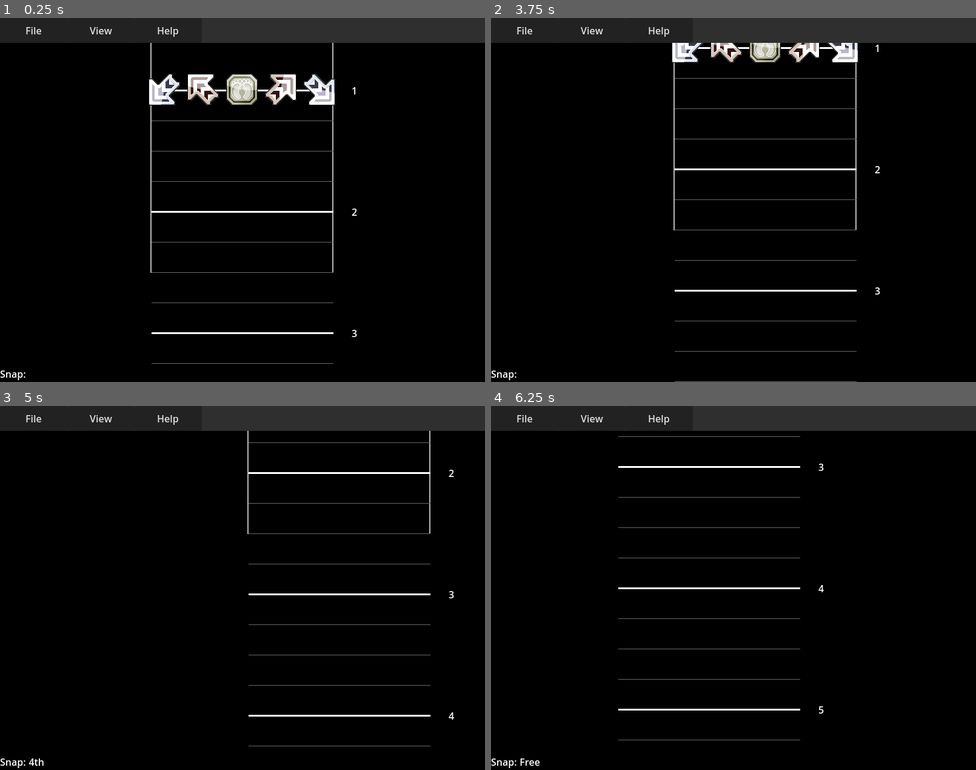
Above: before the commit, frames 1-4 (two rows, left to right).
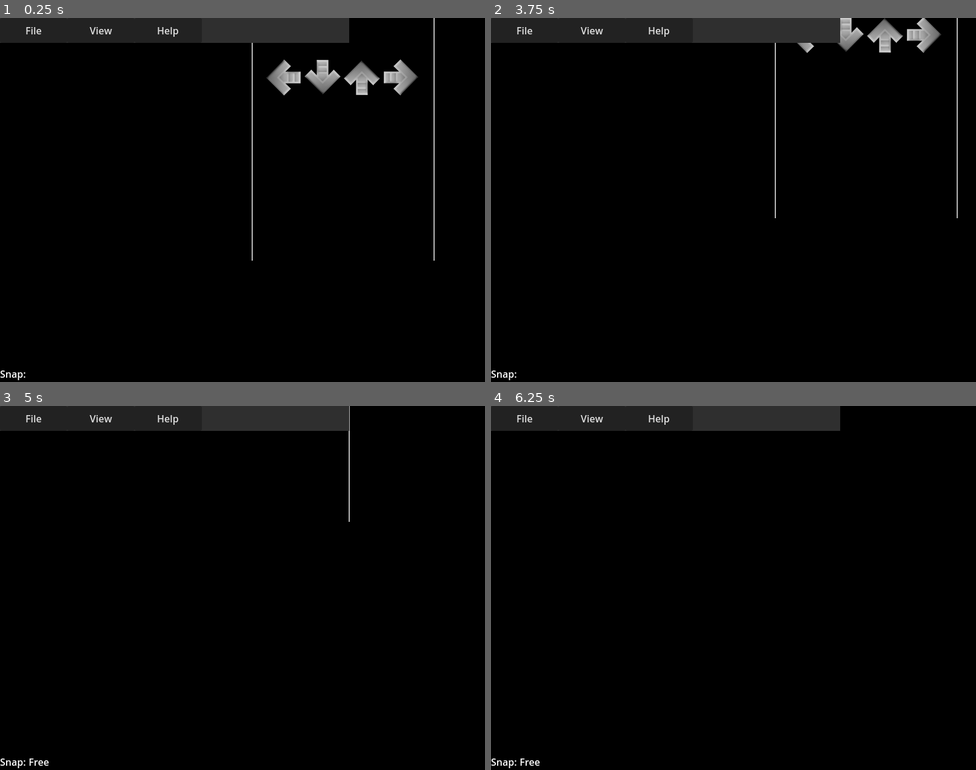
Above: after the commit, the same moments.

Repository: snil4/StepEditor
Game: Godot game, scene res://Scenes/Main.tscn
The game is run twice, just before and just after one commit, with the same random seed, the same clock (stepped at 60 frames per second) and the same inputs.
Inputs (mouse positions are in pixels of both pictures, inside the frame that each line leads up to):
- Up to frame 1 (0.25 s): no input
- Up to frame 2 (3.75 s): click "File" at 0.5 s; click "View" at 1.25 s; click "Help" at 2 s; tap Enter at 2.75 s; move the mouse to (840, 181) at 2.77 s; hold Right (Snap_Up) 2.78-3.5 s; tap 1 (Insert_1) at 2.85 s; click (840, 181) at 2.92 s; tap 0 (Insert_10) at 3.05 s; tap Space (play) at 3.5 s; drag from (636, 218) to (733, 90) at 3.52 s
- Up to frame 3 (5 s): tap Enter at 4.25 s; move the mouse to (291, 507) at 4.27 s; hold Right (Snap_Up) from 4.28 s (still down); tap 2 (Insert_2) at 4.35 s; tap 3 (Insert_3) at 4.55 s
- Up to frame 4 (6.25 s): release Right (Snap_Up) at 5 s; tap Space (play) at 5 s; drag from (709, 660) to (588, 533) at 5.02 s; tap Enter at 5.75 s; move the mouse to (879, 642) at 5.77 s; hold Left (Snap_Down) from 5.78 s (still down); tap 4 (Insert_4) at 5.85 s; tap 5 (Insert_5) at 6.05 s

The runs differ from the first frame. In frame 1, 6.3% of the frame differs, in the area x 30-100%, y 0-95%; in frame 2, 4.8%; in frame 3, 3.3%; in frame 4, 3.0%.
Error after the commit: Parse Error: Expected indented block after "for" block. (res://Scripts/Parser.gd:187)

Commit message:
Preparations for saving
Added button for new file Made an array for all notes to prepare for saving.

Diff:
--- a/Scenes/Main.tscn
+++ b/Scenes/Main.tscn
@@ -87,20 +87,25 @@
 text = "File"
 flat = false
 switch_on_hover = true
-item_count = 6
-popup/item_0/text = "Open"
-popup/item_0/id = 0
-popup/item_1/text = "Open recent"
-popup/item_1/id = 1
-popup/item_2/text = ""
-popup/item_2/id = 999
-popup/item_2/separator = true
-popup/item_3/text = "Save"
-popup/item_3/id = 4
-popup/item_4/text = "Save As"
-popup/item_4/id = 5
-popup/item_5/text = "Exit"
-popup/item_5/id = 2
+item_count = 8
+popup/item_0/text = "New"
+popup/item_0/id = 6
+popup/item_1/text = ""
+popup/item_1/id = 999
+popup/item_1/separator = true
+popup/item_2/text = "Open"
+popup/item_2/id = 0
+popup/item_3/text = "Open recent"
+popup/item_3/id = 1
+popup/item_4/text = ""
+popup/item_4/id = 999
+popup/item_4/separator = true
+popup/item_5/text = "Save"
+popup/item_5/id = 4
+popup/item_6/text = "Save As"
+popup/item_6/id = 5
+popup/item_7/text = "Exit"
+popup/item_7/id = 2
 script = ExtResource("1_b857c")
 
 [node name="ViewMenu" type="MenuButton" parent="MenuBar"]
--- a/Scripts/Editor.gd
+++ b/Scripts/Editor.gd
@@ -48,6 +48,7 @@
 
 # Called when the node enters the scene tree for the first time.
 func _ready():
+
 	set_process_input(true)
 
 	last_window_x = get_window().get_size_with_decorations().x
@@ -58,7 +59,7 @@
 	get_viewport().files_dropped.connect(Callable(self, "_on_files_drop"))
 	parser_node.mode_changed.connect(Callable(self, "set_mode"))
 
-	draw_measures()
+	measure_container_node.draw_measures()
 
 
 # Called every frame. 'delta' is the elapsed time since the previous frame.
@@ -208,7 +209,8 @@
 
 # Called on dropping files to the editor
 func _on_files_drop(files):
-	main_node.properties = {}
+
+	main_node.properties.clear()
 
 	var split = files[0].rsplit("/",false,1)
 	print(split)
@@ -221,12 +223,9 @@
 
 # Called on file selection
 func _on_file_dialog_1_file_selected(_path):
-	main_node.properties = {}
+
+	main_node.properties.clear()
 	file_dialog_node.hide()
-
-	for i in notes_collection_node.get_children():
-		notes_collection_node.remove_child(i)
-		i.queue_free()
 
 	main_node.properties["folder"] = file_dialog_node.current_dir
 	# print(properties["folder"])
@@ -237,8 +236,13 @@
 
 
 func load_file():
+
+	main_node.notes_array.clear()
+	for i in notes_collection_node.get_children():
+		notes_collection_node.remove_child(i)
+		i.queue_free()
+
 	recent_added.emit(main_node.properties["folder"] + "/" + main_node.file_name)
-	main_node.properties.clear()
 	var split = main_node.file_name.split(".",false,1)
 
 	if music_file_types.has(split[1]):
@@ -252,14 +256,17 @@
 	else:
 		message_node.on_error_message("Can't open this file type")
 
-
-# Draw all the measures in the scene
-func draw_measures():
-	measure_container_node.clear_measures()
-
-	for i in 100:
-		for j in main_node.cur_div:
-			measure_container_node.draw_measure(i + 1, j + 1)
+func new_file():
+
+	main_node.notes_array.clear()
+	main_node.properties.clear()
+
+	for i in notes_collection_node.get_children():
+		notes_collection_node.remove_child(i)
+		i.queue_free()
+
+	main_node.cur_beat = 1.0
+	main_node.cur_measure = 1
 
 
 # Add a new note
@@ -272,13 +279,17 @@
 	if note_node != null:
 		notes_collection_node.remove_child(note_node)
 		note_node.queue_free()
+		main_node.notes_array.erase(main_node.cur_measure * 1000 + main_node.cur_beat * 128 + (num - 1) / 10.0)
 		print("note: " + note_name + " removed")
+
 	else:
 		measure_container_node.add_note_node(num,main_node.cur_measure,main_node.cur_beat)
+		main_node.notes_array[main_node.cur_measure * 1000 + main_node.cur_beat * 128 + (num - 1) / 10.0] = "X"
 		print("note: " + note_name + " added")
 
 
 func set_mode(mode: int):
+
 	var target_node = $Area2D/Target
 	area2d_node.remove_child(target_node)
 	target_node.queue_free()
--- a/Scripts/FileMenu.gd
+++ b/Scripts/FileMenu.gd
@@ -6,6 +6,7 @@
 
 @onready var file_dialog_node = $"/root/Main/FileDialog1"
 @onready var exit_dialog_node = $"/root/Main/ExitDialog"
+@onready var editor_node = $"/root/Main/Editor"
 
 # Called when the node enters the scene tree for the first time.
 func _ready():
@@ -25,6 +26,9 @@
 
 		2:
 			exit_dialog_node.on_display()
+
+		6:
+			editor_node.new_file()
 
 
 # Called every frame. 'delta' is the elapsed time since the previous frame.
--- a/Scripts/Main.gd
+++ b/Scripts/Main.gd
@@ -24,6 +24,7 @@
 var cur_snap: int = 0
 var cur_mode: int = 4
 @export var speed_mod = 2.0
+var notes_array: Dictionary = {}
 
 # Numeric values of the cur_snap options
 const snap_options = [0.015625 ,1, 0.5, 0.375, 0.25, 0.1875, 0.125, 0.0625, 0.09375, 0.03125, 0.015625]
--- a/Scripts/MeasureContainer.gd
+++ b/Scripts/MeasureContainer.gd
@@ -1,6 +1,7 @@
 extends Node2D
 
 var next_y: int
+@export var measure_width: int = 3
 # Note scene for creating new note nodes
 var note_scene = preload("res://Scenes/Note.tscn")
 # Measure line scene for creating new measure line nodes
@@ -10,14 +11,15 @@
 @onready var measures_collection_node = $MeasuresCollection
 @onready var editor_node = $"/root/Main/Editor"
 @onready var main_node = $"/root/Main"
+@onready var speed_node = $"/root/Main/SpeedWindow"
 
 signal beat_changed(beat: float)
 signal measure_changed(measure: int)
 
 
 # Called when the node enters the scene tree for the first time.
-# func _ready():
-# 	editor_node.beat_changed.
+func _ready():
+	speed_node.speed_changed.connect(Callable(self, "change_speed"))
 
 
 # Called every frame. 'delta' is the elapsed time since the previous frame.
@@ -40,9 +42,13 @@
 		i.queue_free()
 
 
+func change_speed():
+	draw_measures()
+
+
 func draw_measure(measure: int, beat: float):
 
-	var width = 3
+	var width = measure_width
 	var measure_node = measure_scene.instantiate()
 	measures_collection_node.add_child(measure_node)
 
@@ -56,6 +62,15 @@
 		measure_node.position.y = (((measure - 1) * 4) + beat - 1) * (main_node.speed_mod * main_node.speed_pow)
 
 	measure_node.new_measure(-150, 150,measure, width)
+
+
+# Draw all the measures in the scene
+func draw_measures():
+	clear_measures()
+
+	for i in 100:
+		for j in main_node.cur_div:
+			draw_measure(i + 1, j + 1)
 
 
 func add_note_node(num: int, measure: int, beat: float):
--- a/Scripts/Parser.gd
+++ b/Scripts/Parser.gd
@@ -30,7 +30,6 @@
 
 	if main_node.properties["Title"] == null:
 		main_node.properties["Title"] = main_node.properties["music"].rsplit(".",true,1)[0]
-
 
 	if main_node.properties["music"].to_lower().ends_with(".ogg"):
 		main_node.properties["Title"] = main_node.properties["music"].trim_suffix(".ogg")
@@ -109,12 +108,12 @@
 				"bpm":
 					bpm_changed.emit(float(cur_property[1]))
 					measure_container_node.clear_measures()
-					editor_node.draw_measures()
+					measure_container_node.draw_measures()
 
 				"beat":
 					div_changed.emit(int(cur_property[1]))
 					measure_container_node.clear_measures()
-					editor_node.draw_measures()
+					measure_container_node.draw_measures()
 
 				"split":
 					cur_split=int(cur_property[1])
@@ -129,15 +128,28 @@
 			var line_buffer = line.to_ascii_buffer()
 
 			if line_buffer.size() > 0:
+				# main_node.notes_array[cur_measure * 1000 + cur_beat * 128]
+
 				for i in main_node.cur_mode:
 
+					# X
 					if   line_buffer[i] == 88:
+						main_node.notes_array[cur_measure * 1000 + cur_beat * 128 + i / 10.0] = "X"
 						measure_container_node.add_note_node(i + 1,cur_measure,cur_beat)
+
+					# M
 					elif line_buffer[i] == 77:
+						main_node.notes_array[cur_measure * 1000 + cur_beat * 128 + i / 10.0] = "M"
 						measure_container_node.add_note_node(i + 1,cur_measure,cur_beat)
+
+					# H
 					elif line_buffer[i] == 72:
+						main_node.notes_array[cur_measure * 1000 + cur_beat * 128 + i / 10.0] = "H"
 						measure_container_node.add_note_node(i + 1,cur_measure,cur_beat)
+
+					# W
 					elif line_buffer[i] == 87:
+						main_node.notes_array[cur_measure * 1000 + cur_beat * 128 + i / 10.0] = "W"
 						measure_container_node.add_note_node(i + 1,cur_measure,cur_beat)
 
 				cur_beat += 1.0 / float(cur_split)
@@ -169,3 +181,7 @@
 	_write_file.close()
 
 	return _file
+
+
+func save_file():
+	for i in main_node.notes_array.size():
--- a/Scripts/SpeedWindow.gd
+++ b/Scripts/SpeedWindow.gd
@@ -5,6 +5,8 @@
 @onready var slider_node = $HSlider
 
 var cur_speed: float
+
+signal speed_changed()
 
 
 # Called when the node enters the scene tree for the first time.
@@ -41,4 +43,5 @@
 
 func _on_button_pressed():
 	main_node.speed_mod = cur_speed
+	speed_changed.emit()
 	hide()
Not shown, added: test/CS683.ucs.old
